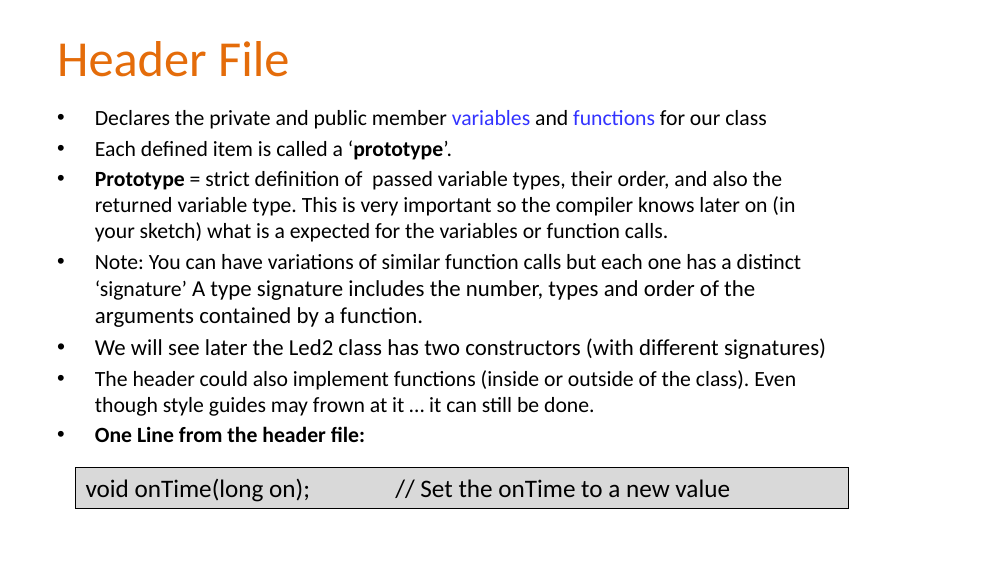
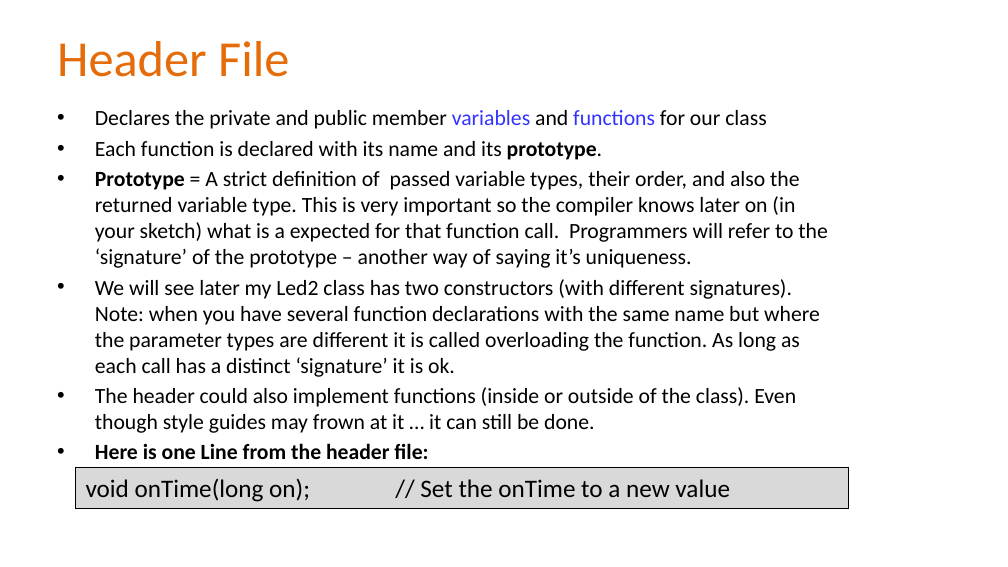
Before and after one commit to Alan-Lomax/MERG-SIG-Presentations, a slide deck: slide 14 of Introduction to Class Programming Part 2.pptx. Drawn at 1008x567 pixels with LibreOffice and Linux fonts; fonts in the diff are those of the drawing; background and template pictures are left out. Boxes give left, top, right and bottom in pixels: in the first picture for what was removed or moved away, otherwise in the second. Text is boxed around its words. In the diff, an @@ line names an element or a change of style, - is before the commit and + after.

```diff
--- a/Introduction to Class Programming Part 2.pptx
+++ b/Introduction to Class Programming Part 2.pptx
@@ text at [95, 141, 827, 377]: text changed @@
-• Each defined item is called a ‘prototype’.
-• Prototype = strict definition of passed variable types, their order, and also the returned variable type. This is very important so the compiler knows later on (in your sketch) what is a expected for the variables or function calls.
-• Note: You can have variations of similar function calls but each one has a distinct ‘signature’ A type signature includes the number, types and order of the arguments contained by a function.
-• We will see later the Led2 class has two constructors (with different signatures)
+• Each function is declared with its name and its prototype.
+• Prototype = A strict definition of passed variable types, their order, and also the returned variable type. This is very important so the compiler knows later on (in your sketch) what is a expected for that function call. Programmers will refer to the ‘signature’ of the prototype – another way of saying it’s uniqueness.
+• We will see later my Led2 class has two constructors (with different signatures). Note: when you have several function declarations with the same name but where the parameter types are different it is called overloading the function. As long as each call has a distinct ‘signature’ it is ok.
@@ text at [95, 443, 428, 459]: text changed @@
-• One Line from the header file:
+• Here is one Line from the header file:
```
Also in this commit, not shown: 5 other slides changed.
